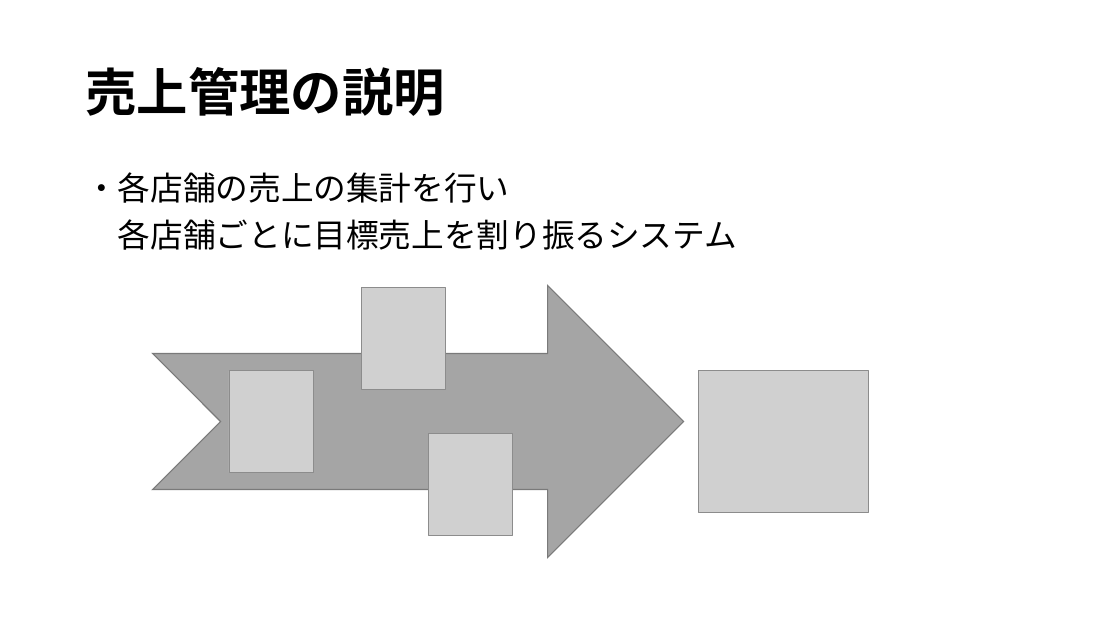
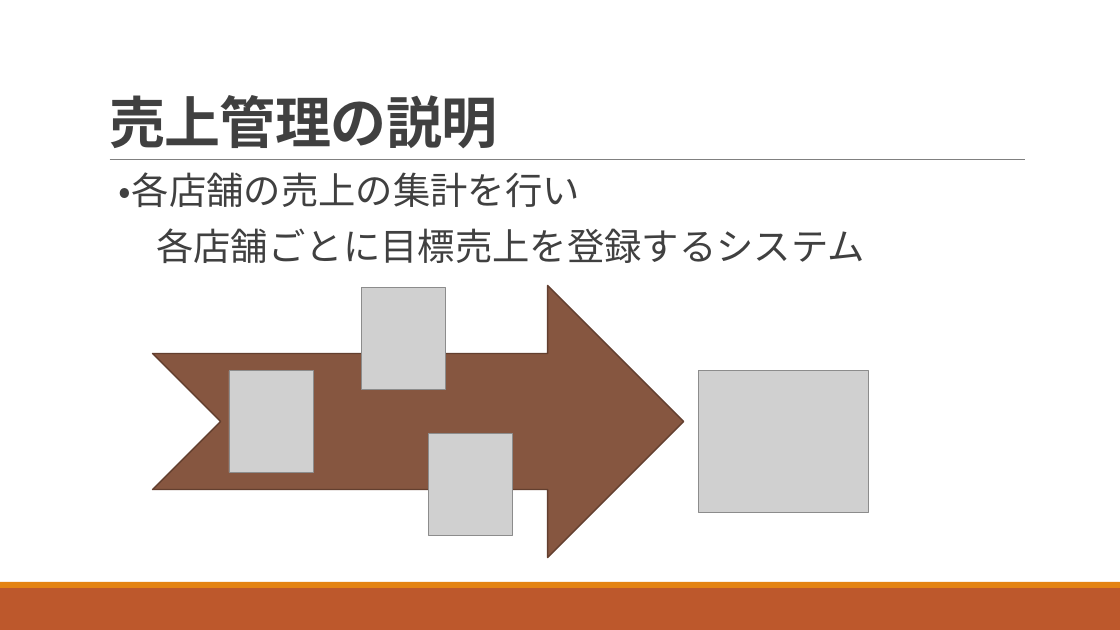
Before and after one commit to ivy239007/UG, a slide deck: slide 3 of プレゼン資料/Webアプリ開発発表資料.pptx. Drawn at 1120x630 pixels with LibreOffice and Linux fonts; fonts in the diff are those of the drawing; grey boxes stand for pictures. Boxes give left, top, right and bottom in pixels: in the first picture for what was removed or moved away, otherwise in the second. Text is boxed around its words. In the diff, an @@ line names an element or a change of style, - is before the commit and + after.

```diff
--- a/プレゼン資料/Webアプリ開発発表資料.pptx
+++ b/プレゼン資料/Webアプリ開発発表資料.pptx
@@ title "売上管理の説明": place and size @@
-title "売上管理の説明" at (85,67,444,116)
+title "売上管理の説明" at (109,95,497,148)
@@ title "売上管理の説明" at (109,95,497,148): size 44 to 48 pt, font Noto Sans CJK JP to Calibri, text colour #000000 to #404040, letter spacing 0 to -0.5 pt; line spacing 0.9 to 0.85; vertical alignment middle to bottom @@
@@ line added from (110, 160) to (1026, 160), #808080 0.5 pt @@
@@ text at (119,172,580,207): size 28 to 32 pt, font Noto Sans CJK JP to Calibri, text colour #000000 to #404040 in "・各店舗の売上の集計を行い"; more space between paragraphs @@
@@ text "・各店舗の売上の集計を行い": place and size @@
-text "・各店舗の売上の集計を行い" at (85,172,737,250)
+text "・各店舗の売上の集計を行い" at (119,172,864,263)
@@ text at (156,228,864,263): text changed; size 28 to 32 pt; font Noto Sans CJK JP to Calibri; text colour #000000 to #404040 @@
-各店舗ごとに目標売上を割り振るシステム
+各店舗ごとに目標売上を登録するシステム
@@ notched right arrow at (153,286,684,558): fill #A5A5A5 to #865640; outline #7A7A7A 1 pt to #63402F 1.25 pt @@
@@ rectangle added at (0,588,1120,630), fill #BD582C @@
@@ rectangle added at (0,582,1120,588), fill #E48312 @@
```
Also in this commit, not shown: 8 other slides changed, 1 slide added.
